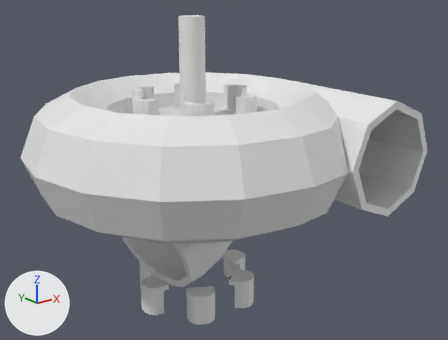
A saved change to the Blender file planetary_bearing.blend.
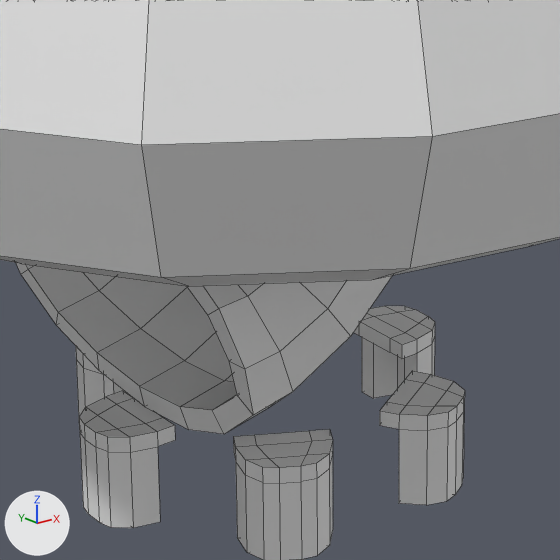
Old and new are each drawn whole from a 50 mm lens placed at (-14.04, -19.5, 6.45), pointed at (0.9, -0.81, -1.02) and again close up on the part from 26% to 63% of the width and 47% to 95% of the height. The lights are fixed; the arrows at lower left show +X, +Y and +Z. The close-ups show mesh edges as thin lines.

Before the edit, the objects in view are built like this:
```python
me_circle_002 = bpy.data.meshes.new('Circle.002')
me_circle_002.from_pydata(...)  # 915 vertices, 910 faces; spans x -11.0..2.2, y -5.36..2.2, z -6.6..6.6
me_cube_003 = bpy.data.meshes.new('Cube.003')
me_cube_003.from_pydata(...)  # 264 vertices, 252 faces; spans x -12.55..1.21, y -6.27..6.27, z -1.0..11.12
ob_gear_bearing_mount_outer_002 = bpy.data.objects.new('gear_bearing_mount_outer.002', me_cube_003)
ob_gear_bearing_mount_outer_002.location = (1.06, 1.83, -5.49)
ob_gear_bearing_mount_outer_002.rotation_euler = (0.0, 3.142, 4.189)  # degrees (0, 180, 240)
ob_gear_bearing_mount_outer_002.scale = (0.373, 0.373, 0.0988)
ob_stator_profile_whole = bpy.data.objects.new('stator_profile_whole', me_circle_002)
ob_stator_profile_whole.location = (4.4, 0.0, 0.0)
ob_stator_profile_whole.rotation_euler = (1.571, 0.0, 0.0)  # degrees (90, 0, 0)
```
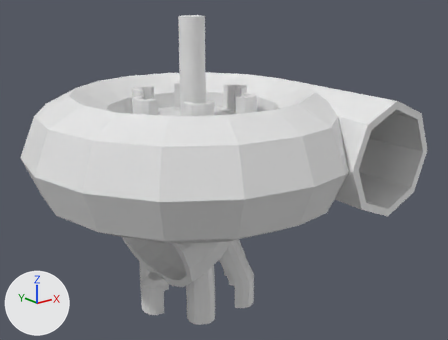
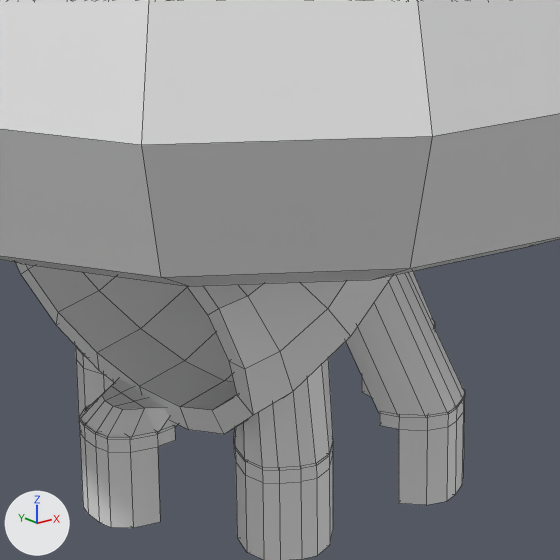
The change, as JSON lines over the scene's bpy script:
```json
{"op": "add", "block": "me_cylinder_003", "code": ["me_cylinder_003 = bpy.data.meshes.new('Cylinder.003')", "me_cylinder_003.from_pydata(...)  # a 32-sided cylinder along z spanning x -0.55..0.55, y -0.55..0.55, z -1.0..1.0"]}
{"op": "add", "block": "me_cube_009", "code": ["me_cube_009 = bpy.data.meshes.new('Cube.009')", "me_cube_009.from_pydata(...)  # 32 vertices, 30 faces; spans x -0.48..2.41, y -1.02..1.02, z -0.78..3.56"]}
{"op": "add", "block": "me_cube_006", "code": ["me_cube_006 = bpy.data.meshes.new('Cube.006')", "me_cube_006.from_pydata(...)  # 32 vertices, 30 faces; spans x -0.48..2.15, y -1.02..1.49, z -0.78..2.83"]}
{"op": "add", "block": "me_cube_004", "code": ["me_cube_004 = bpy.data.meshes.new('Cube.004')", "me_cube_004.from_pydata(...)  # 32 vertices, 30 faces; spans x -0.53..1.08, y -1.02..1.02, z -0.78..1.5"]}
{"op": "add", "block": "me_cube", "code": ["me_cube = bpy.data.meshes.new('Cube')", "me_cube.from_pydata(...)  # 32 vertices, 30 faces; spans x -0.48..1.78, y -1.02..1.02, z -0.78..-0.32"]}
{"op": "add", "block": "ob_stator_profile_whole", "code": "_m = ob_stator_profile_whole.modifiers.new('Boolean', 'BOOLEAN')"}
{"op": "add", "block": "ob_stator_profile_whole", "code": "_m.object = ob_cylinder_lower_shaft_hole_cutout"}
{"op": "add", "block": "ob_cylinder_lower_shaft_hole_cutout", "code": ["ob_cylinder_lower_shaft_hole_cutout = bpy.data.objects.new('Cylinder lower shaft hole cutout', me_cylinder_003)", "ob_cylinder_lower_shaft_hole_cutout.location = (0.0, 0.0, -4.324)", "ob_cylinder_lower_shaft_hole_cutout.hide_set(True)"]}
{"op": "add", "block": "ob_cube_006", "code": ["ob_cube_006 = bpy.data.objects.new('Cube.006', me_cube_009)", "ob_cube_006.location = (2.3, 0.0, -4.98)", "ob_cube_006.rotation_euler = (0.0, 0.0, 3.142)  # degrees (0, 0, 180)", "ob_cube_006.scale = (0.566, 0.566, 0.566)"]}
{"op": "add", "block": "ob_cube_004", "code": ["ob_cube_004 = bpy.data.objects.new('Cube.004', me_cube_006)", "ob_cube_004.location = (1.15, -1.99, -4.98)", "ob_cube_004.rotation_euler = (0.0, 0.0, 2.094)  # degrees (0, 0, 120)", "ob_cube_004.scale = (0.566, 0.566, 0.566)"]}
{"op": "add", "block": "ob_cube_002", "code": ["ob_cube_002 = bpy.data.objects.new('Cube.002', me_cube_004)", "ob_cube_002.location = (-1.15, -1.99, -4.98)", "ob_cube_002.rotation_euler = (0.0, 0.0, 1.047)  # degrees (0, 0, 60)", "ob_cube_002.scale = (0.566, 0.566, 0.566)"]}
{"op": "add", "block": "ob_cube_001", "code": ["ob_cube_001 = bpy.data.objects.new('Cube.001', me_cube)", "ob_cube_001.location = (-2.3, 0.0, -4.98)", "ob_cube_001.scale = (0.566, 0.566, 0.566)"]}
```

Boxes [x1, y1, x2, y2] around the edits, measured in the close-ups (560 x 560 px):
```json
{"object": "stator_profile_whole", "change": "modifiers changed", "before": [0, 0, 560, 434], "after": [0, 0, 560, 434]}
{"object": "Cube.004", "change": "added", "after": [346, 272, 465, 418]}
{"object": "Cube.002", "change": "added", "after": [234, 358, 333, 470]}
{"object": "Cube.001", "change": "added", "after": [79, 378, 178, 439]}
{"object": "Cube.006", "change": "added", "after": [409, 271, 434, 324]}
```
